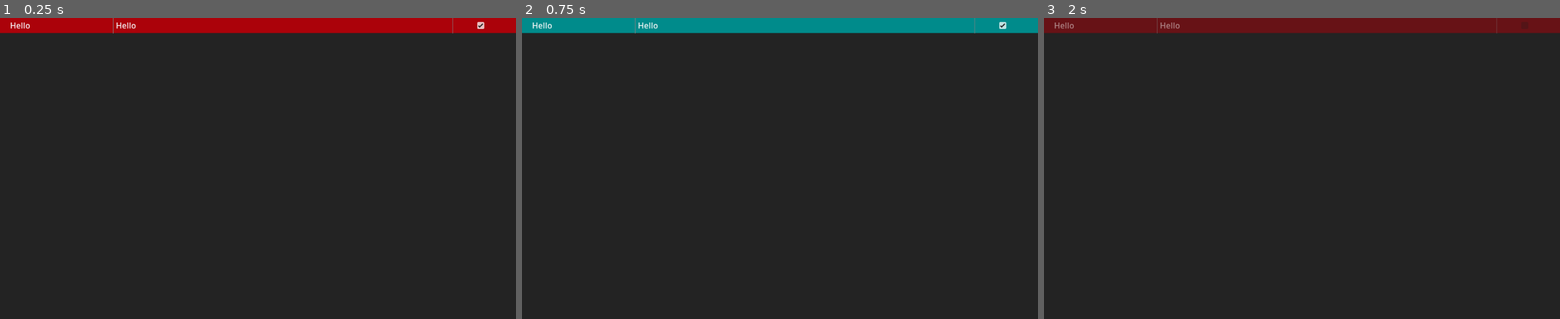
Above: before the commit, frames 1-3 (left to right).
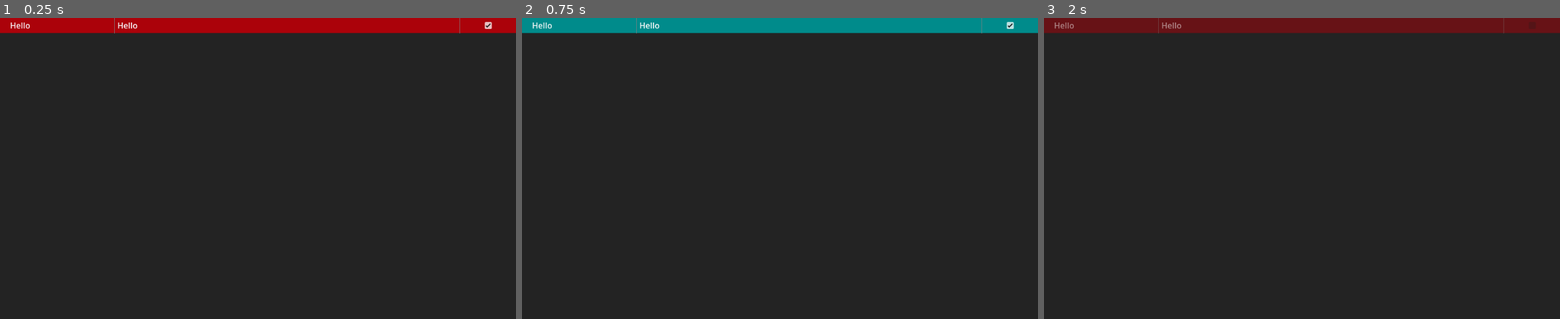
Above: after the commit, the same moments.

Repository: popcar2/CleanDoom
Game: Godot game, scene res://Scenes/ModPanel/mod_panel.tscn
The game is run twice, just before and just after one commit, with the same random seed, the same clock (stepped at 60 frames per second) and the same inputs. This scene is started directly instead of the project's main scene.
Inputs (mouse positions are in pixels of both pictures, inside the frame that each line leads up to):
- Up to frame 1 (0.25 s): no input
- Up to frame 2 (0.75 s): tap Enter at 0.5 s; drag from (780, 24) to (831, 102) at 0.52 s
- Up to frame 3 (2 s): tap Space at 1.25 s; drag from (1523, 24) to (1276, 228) at 1.27 s

The runs differ from the first frame. In frame 1, 0.2% of the frame differs, in the area x 21-96%, y 0-6%; in frame 2, 0.2%; in frame 3, less than 0.1%.

Commit message:
Add option to automatically create save dirs per profile

Diff:
--- a/Scenes/Autoloads/GlobalConfig/global_config.gd
+++ b/Scenes/Autoloads/GlobalConfig/global_config.gd
@@ -9,6 +9,7 @@
 var default_iwad: String
 
 var close_after_starting: bool
+var different_save_dirs: bool # Creates and manages new save directories per profile
 
 var gzdoom_flatpak_exists: bool
 
@@ -38,4 +39,3 @@
 		gzdoom_flatpak_exists = true
 		var output: Array[String] = []
 		OS.execute("flatpak", ["list"], output)
-		print("GZDoom flatpak located")
--- a/Scenes/MainScene/main_scene.gd
+++ b/Scenes/MainScene/main_scene.gd
@@ -32,6 +32,13 @@
 			if !mod_panel.get_node("%CheckBox").button_pressed:
 				continue
 			argument_strings.append("%s" % mod_panel.get_node("%ModPathText").text)
+
+	# Use profile save directories
+	if GlobalConfig.different_save_dirs:
+		var profile_name: String = %SelectedProfileText.text.trim_prefix("[center]")
+		if !DirAccess.dir_exists_absolute("user://saves/%s" % profile_name):
+			DirAccess.make_dir_recursive_absolute("user://saves/%s" % profile_name)
+		argument_strings += ["-savedir", ProjectSettings.globalize_path("user://saves/%s" % profile_name)]
 
 	# Add custom console commands
 	if !%ConsoleCommandTextEdit.text.is_empty():
--- a/Scenes/MainScene/main_scene.tscn
+++ b/Scenes/MainScene/main_scene.tscn
@@ -11,6 +11,7 @@
 [ext_resource type="FontFile" uid="uid://hi05li2fdpnu" path="res://Fonts/Roboto-Bold.ttf" id="6_ugyx2"]
 [ext_resource type="Script" path="res://Scenes/MainScene/ConsoleCommandTextEdit.gd" id="7_v2i11"]
 [ext_resource type="Script" path="res://Scenes/Settings/Settings.gd" id="11_p0vs3"]
+[ext_resource type="Script" path="res://Scenes/Misc/show_if_flatpak_detected.gd" id="12_s8ut6"]
 
 [sub_resource type="Theme" id="Theme_5w21q"]
 default_font = ExtResource("1_4htwb")
@@ -308,9 +309,9 @@
 anchors_preset = 10
 anchor_right = 1.0
 offset_left = 20.0
-offset_top = 30.0
+offset_top = 35.0
 offset_right = -20.0
-offset_bottom = 90.0
+offset_bottom = 95.0
 grow_horizontal = 2
 theme_override_constants/separation = 40
 alignment = 1
@@ -645,6 +646,7 @@
 offset_top = 138.0
 grow_horizontal = 2
 grow_vertical = 2
+theme_override_constants/separation = 10
 
 [node name="HBoxContainer" type="HBoxContainer" parent="Settings/ColorRect/MarginContainer/Panel/VBoxContainer"]
 custom_minimum_size = Vector2(0, 50)
@@ -655,6 +657,7 @@
 layout_mode = 2
 size_flags_horizontal = 3
 size_flags_vertical = 4
+size_flags_stretch_ratio = 1.5
 theme_override_font_sizes/normal_font_size = 24
 bbcode_enabled = true
 text = "[center]Close launcher after starting game"
@@ -685,6 +688,59 @@
 keep_pressed_outside = true
 text = "OFF"
 expand_icon = true
+
+[node name="HBoxContainer2" type="HBoxContainer" parent="Settings/ColorRect/MarginContainer/Panel/VBoxContainer"]
+custom_minimum_size = Vector2(0, 50)
+layout_mode = 2
+alignment = 1
+
+[node name="RichTextLabel" type="RichTextLabel" parent="Settings/ColorRect/MarginContainer/Panel/VBoxContainer/HBoxContainer2"]
+layout_mode = 2
+size_flags_horizontal = 3
+size_flags_vertical = 4
+size_flags_stretch_ratio = 1.5
+theme_override_font_sizes/normal_font_size = 24
+bbcode_enabled = true
+text = "[center]Use different save directory per profile"
+fit_content = true
+
+[node name="Control" type="Control" parent="Settings/ColorRect/MarginContainer/Panel/VBoxContainer/HBoxContainer2"]
+layout_mode = 2
+size_flags_horizontal = 3
+
+[node name="DifferentSaveDirsButton" type="Button" parent="Settings/ColorRect/MarginContainer/Panel/VBoxContainer/HBoxContainer2/Control"]
+unique_name_in_owner = true
+layout_mode = 1
+anchors_preset = 13
+anchor_left = 0.5
+anchor_right = 0.5
+anchor_bottom = 1.0
+offset_left = -39.5
+offset_right = 40.5
+grow_horizontal = 2
+grow_vertical = 2
+size_flags_horizontal = 3
+focus_mode = 0
+theme_override_fonts/font = ExtResource("6_ugyx2")
+theme_override_styles/normal = SubResource("StyleBoxFlat_gonwd")
+theme_override_styles/hover = SubResource("StyleBoxFlat_ufwxw")
+theme_override_styles/pressed = SubResource("StyleBoxFlat_cfwn0")
+toggle_mode = true
+keep_pressed_outside = true
+text = "OFF"
+expand_icon = true
+
+[node name="FlatpakSavePSA" type="RichTextLabel" parent="Settings/ColorRect/MarginContainer/Panel"]
+visible = false
+modulate = Color(1, 0.99741, 0.345493, 1)
+layout_mode = 0
+offset_left = 23.0
+offset_top = 237.0
+offset_right = 576.0
+offset_bottom = 277.0
+bbcode_enabled = true
+text = "[center]If you're using Flatpak, please make sure GZDoom has permission to create files at /home/[user]/.local/share/CleanDoom or it won't save!!!"
+script = ExtResource("12_s8ut6")
 
 [node name="BackButton" type="Button" parent="Settings"]
 custom_minimum_size = Vector2(0, 75)
@@ -737,4 +793,5 @@
 [connection signal="pressed" from="StartButton" to="." method="_on_start_button_pressed"]
 [connection signal="pressed" from="SettingsButton" to="." method="_on_settings_button_pressed"]
 [connection signal="toggled" from="Settings/ColorRect/MarginContainer/Panel/VBoxContainer/HBoxContainer/Control/CloseAfterStartButton" to="Settings" method="_on_close_after_start_button_toggled"]
+[connection signal="toggled" from="Settings/ColorRect/MarginContainer/Panel/VBoxContainer/HBoxContainer2/Control/DifferentSaveDirsButton" to="Settings" method="_on_different_save_dirs_button_toggled"]
 [connection signal="pressed" from="Settings/BackButton" to="Settings" method="_on_back_button_pressed"]
--- /dev/null
+++ b/Scenes/Misc/show_if_flatpak_detected.gd
@@ -0,0 +1,8 @@
+extends RichTextLabel
+
+
+# Called when the node enters the scene tree for the first time.
+func _ready():
+	await get_tree().process_frame
+	if GlobalConfig.gzdoom_flatpak_exists:
+		visible = true
--- a/Scenes/ModPanel/mod_panel.tscn
+++ b/Scenes/ModPanel/mod_panel.tscn
@@ -25,7 +25,7 @@
 grow_horizontal = 2
 grow_vertical = 2
 theme_override_constants/margin_left = 20
-theme_override_constants/margin_right = 20
+theme_override_constants/margin_right = 5
 
 [node name="HBoxContainer" type="HBoxContainer" parent="MarginContainer"]
 layout_mode = 2
--- a/Scenes/ProfilePanel/profile_panel.tscn
+++ b/Scenes/ProfilePanel/profile_panel.tscn
@@ -51,7 +51,7 @@
 
 [node name="ProfilePanel" type="Panel"]
 self_modulate = Color(0.615686, 0.00784314, 0.0313726, 1)
-custom_minimum_size = Vector2(0, 50)
+custom_minimum_size = Vector2(0, 40)
 anchors_preset = 10
 anchor_right = 1.0
 grow_horizontal = 2
--- a/Scenes/Settings/Settings.gd
+++ b/Scenes/Settings/Settings.gd
@@ -17,6 +17,7 @@
 	var config: ConfigFile = ConfigFile.new()
 
 	config.set_value("Settings", "close_after_start", %CloseAfterStartButton.button_pressed)
+	config.set_value("Settings", "different_save_dirs", %DifferentSaveDirsButton.button_pressed)
 
 	var err: Error = config.save("user://settings.cfg")
 	if err != OK:
@@ -31,7 +32,8 @@
 		printerr("Failed to load config file: ", err)
 		return
 
-	_on_close_after_start_button_toggled(config.get_value("Settings", "close_after_start"))
+	_on_close_after_start_button_toggled(config.get_value("Settings", "close_after_start", false))
+	_on_different_save_dirs_button_toggled(config.get_value("Settings", "different_save_dirs", false))
 
 func _on_back_button_pressed():
 	if modulate.a < 1:
@@ -54,3 +56,15 @@
 		%CloseAfterStartButton.text = "OFF"
 
 	save_config()
+
+func _on_different_save_dirs_button_toggled(toggled_on):
+	if toggled_on:
+		GlobalConfig.different_save_dirs = true
+		%DifferentSaveDirsButton.button_pressed = true
+		%DifferentSaveDirsButton.text = "ON"
+	else:
+		GlobalConfig.different_save_dirs = false
+		%DifferentSaveDirsButton.button_pressed = false
+		%DifferentSaveDirsButton.text = "OFF"
+
+	save_config()
Not shown: 1 places in Scenes/MainScene/main_scene.tscn that only renumber resources
